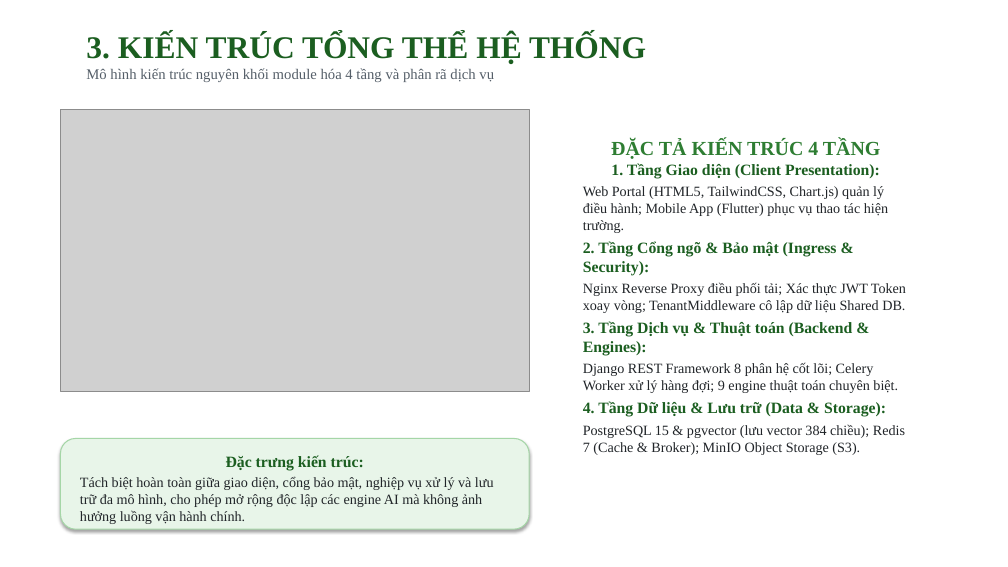
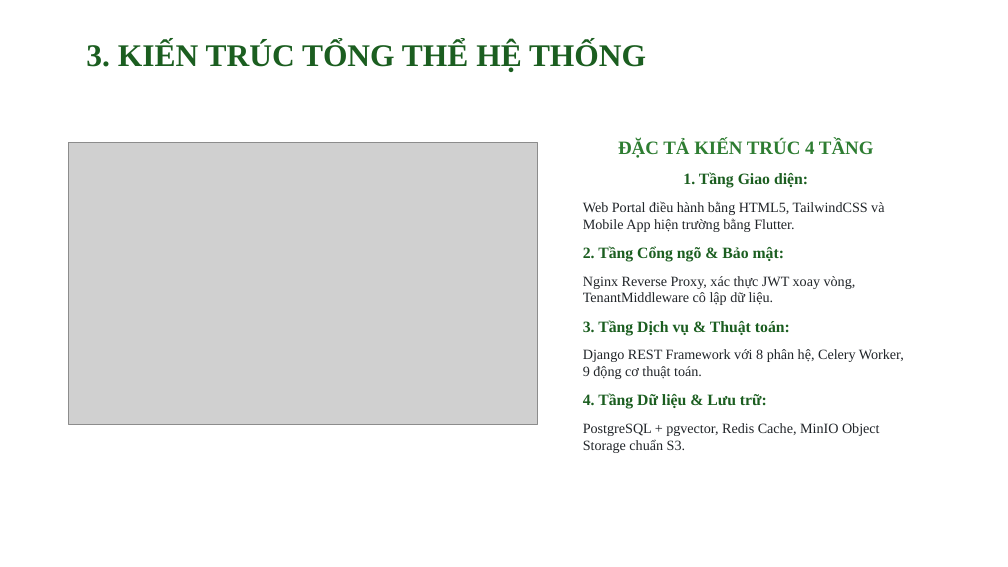
Before and after one commit to kietvo5924/eam-enterprise-assset-management2, a slide deck: slide 4 of docs/DO_AN_TOT_NGHIEP_EAM_THUYET_TRINH.pptx. Drawn at 1008x567 pixels with LibreOffice and Linux fonts; fonts in the diff are those of the drawing; grey boxes stand for pictures. Boxes give left, top, right and bottom in pixels: in the first picture for what was removed or moved away, otherwise in the second. Text is boxed around its words. In the diff, an @@ line names an element or a change of style, - is before the commit and + after.

```diff
--- a/docs/DO_AN_TOT_NGHIEP_EAM_THUYET_TRINH.pptx
+++ b/docs/DO_AN_TOT_NGHIEP_EAM_THUYET_TRINH.pptx
@@ text at (86, 68, 494, 82): paragraph removed @@
-Mô hình kiến trúc nguyên khối module hóa 4 tầng và phân rã dịch vụ
@@ picture: place and size @@
-picture at (60, 110, 529, 391)
+picture at (69, 143, 538, 424)
@@ text at (618, 139, 874, 158): size 19 to 18 pt in "ĐẶC TẢ KIẾN TRÚC 4 TẦNG"; more space between paragraphs @@
@@ text at (583, 172, 904, 453): text changed @@
-1. Tầng Giao diện (Client Presentation):
-Web Portal (HTML5, TailwindCSS, Chart.js) quản lý điều hành; Mobile App (Flutter) phục vụ thao tác hiện trường.
-2. Tầng Cổng ngõ & Bảo mật (Ingress & Security):
-Nginx Reverse Proxy điều phối tải; Xác thực JWT Token xoay vòng; TenantMiddleware cô lập dữ liệu Shared DB.
-3. Tầng Dịch vụ & Thuật toán (Backend & Engines):
-Django REST Framework 8 phân hệ cốt lõi; Celery Worker xử lý hàng đợi; 9 engine thuật toán chuyên biệt.
-4. Tầng Dữ liệu & Lưu trữ (Data & Storage):
-PostgreSQL 15 & pgvector (lưu vector 384 chiều); Redis 7 (Cache & Broker); MinIO Object Storage (S3).
+1. Tầng Giao diện:
+Web Portal điều hành bằng HTML5, TailwindCSS và Mobile App hiện trường bằng Flutter.
+2. Tầng Cổng ngõ & Bảo mật:
+Nginx Reverse Proxy, xác thực JWT xoay vòng, TenantMiddleware cô lập dữ liệu.
+3. Tầng Dịch vụ & Thuật toán:
+Django REST Framework với 8 phân hệ, Celery Worker, 9 động cơ thuật toán.
+4. Tầng Dữ liệu & Lưu trữ:
+PostgreSQL + pgvector, Redis Cache, MinIO Object Storage chuẩn S3.
@@ rounded rectangle removed at (60, 439, 529, 529) @@
-Đặc trưng kiến trúc:
-Tách biệt hoàn toàn giữa giao diện, cổng bảo mật, nghiệp vụ xử lý và lưu trữ đa mô hình, cho phép mở rộng độc lập các engine AI mà không ảnh hưởng luồng vận hành chính.
```
Also in this commit, not shown: 6 other slides changed, 9 other files.
